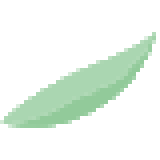
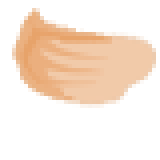
Two versions of the same layered image (160×160). Layer-by-layer changes:
hid "Layer 2" over (0, 36, 152, 128)
hid "Layer 1" over (4, 32, 156, 128)
showed "Layer 3" over (12, 8, 112, 100)
showed "Layer 4" over (20, 16, 112, 92)
showed "1" over (12, 8, 156, 108)
